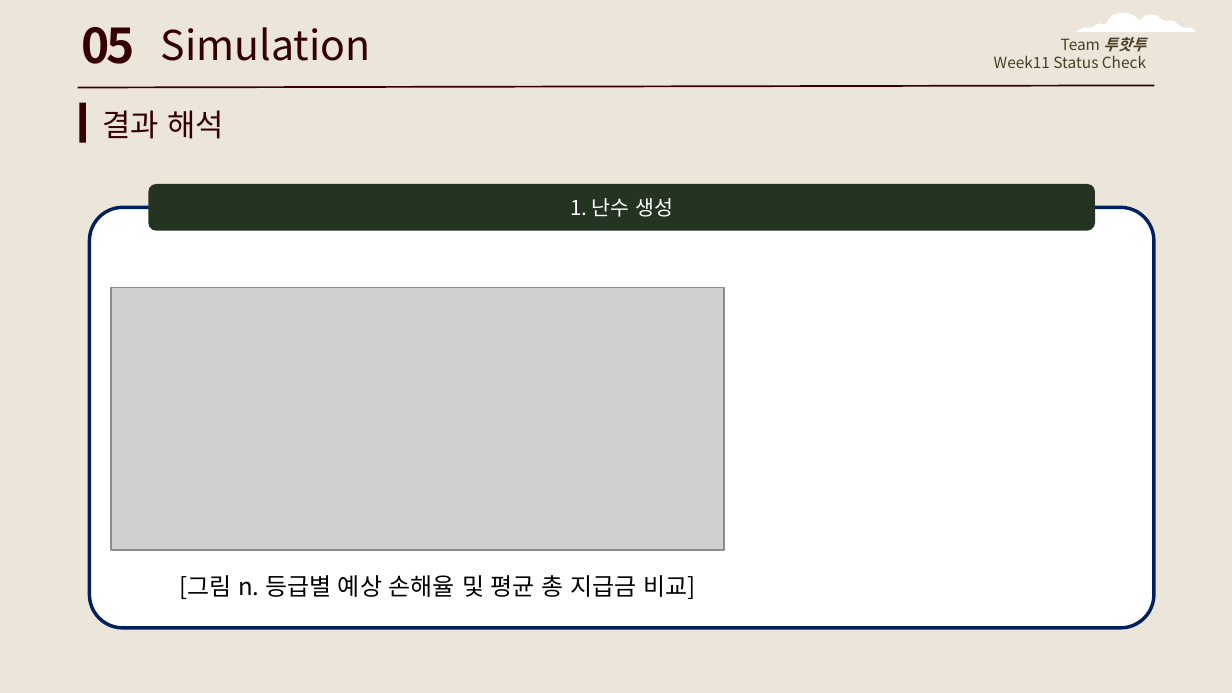
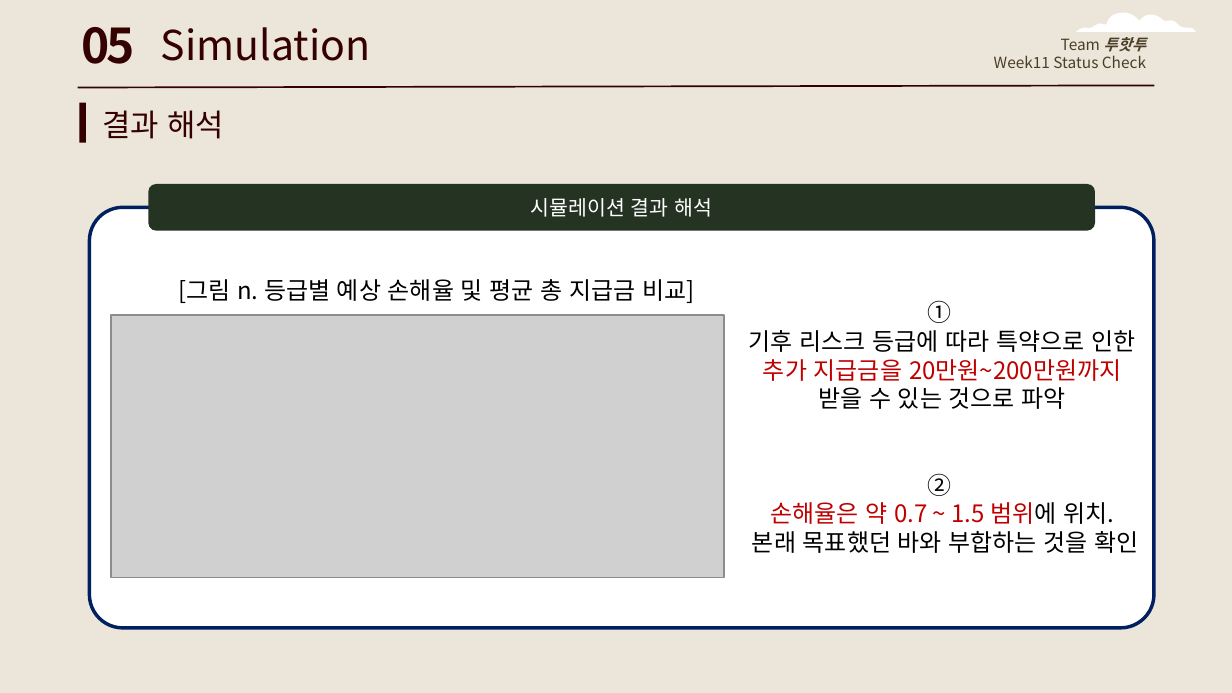
Before and after one commit to NamYoonJi/capstone-project-slides, a slide deck: slide 33 of week 12 mid progress report.pptx. Drawn at 1232x693 pixels with LibreOffice and Linux fonts; fonts in the diff are those of the drawing; grey boxes stand for pictures. Boxes give left, top, right and bottom in pixels: in the first picture for what was removed or moved away, otherwise in the second. Text is boxed around its words. In the diff, an @@ line names an element or a change of style, - is before the commit and + after.

```diff
--- a/week 12 mid progress report.pptx
+++ b/week 12 mid progress report.pptx
@@ text in rounded rectangle at <box>531,198,712,217</box>: text changed @@
-1. 난수 생성
+시뮬레이션 결과 해석
@@ text "[그림 n. 등급별 예상 손해율 ...": place and size @@
-text "[그림 n. 등급별 예상 손해율 ..." at <box>179,575,695,599</box>
+text "[그림 n. 등급별 예상 손해율 ..." at <box>178,279,695,303</box>
@@ picture: place and size @@
-picture at <box>111,287,724,549</box>
+picture at <box>111,315,724,578</box>
@@ text added at <box>749,300,1139,553</box>, 14 pt, text #000000 @@
+①
+기후 리스크 등급에 따라 특약으로 인한
+추가 지급금을 20만원~200만원까지
+받을 수 있는 것으로 파악
+②
+손해율은 약 0.7 ~ 1.5 범위에 위치.
+본래 목표했던 바와 부합하는 것을 확인
```
Also in this commit, not shown: 1 slide added.
